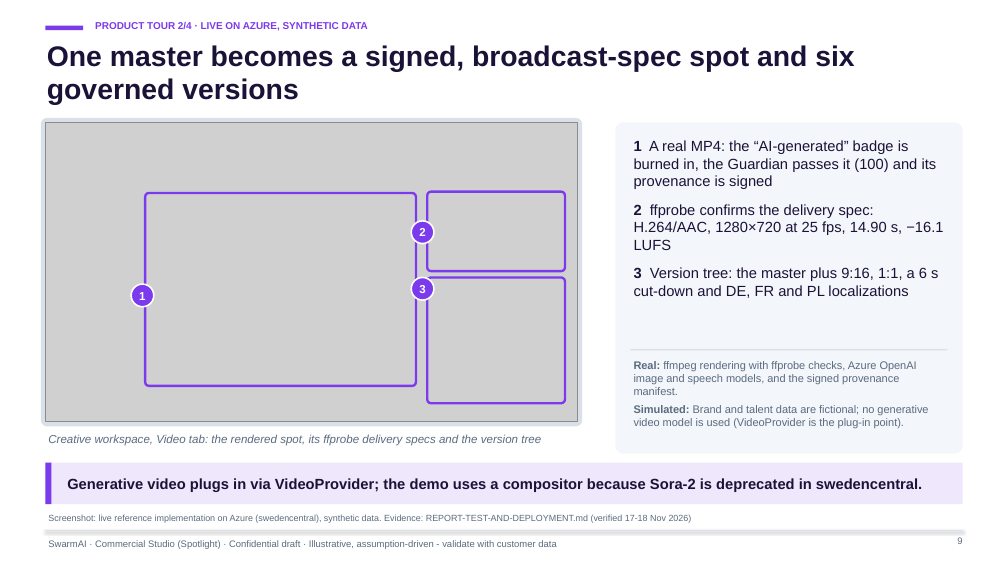
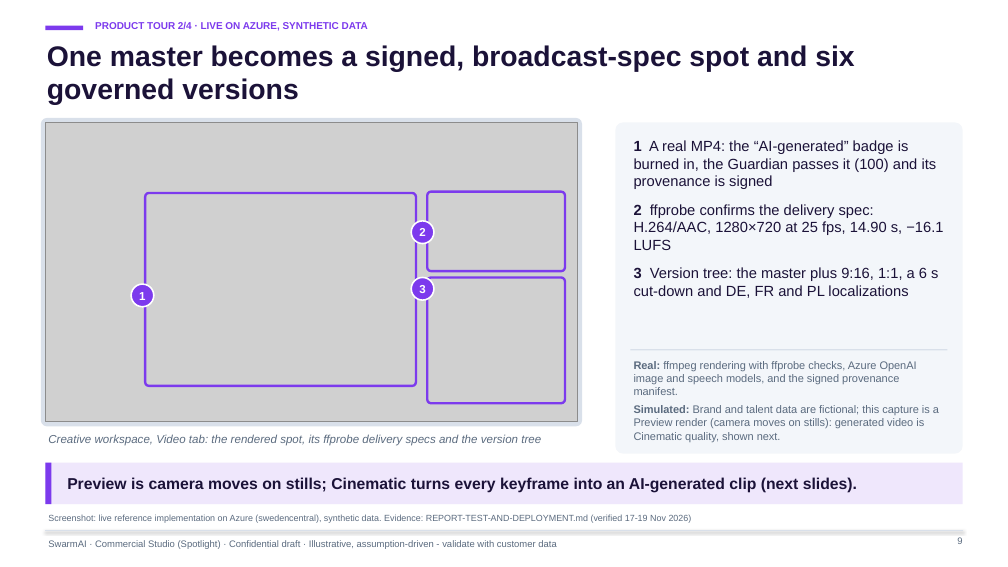
Before and after one commit to mifurm/DarkFactories, a slide deck: slide 9 of 02-commercial-studio-marketing/deck/CommercialStudio-Executive-Deck.pptx. Drawn at 1008x567 pixels with LibreOffice and Linux fonts; fonts in the diff are those of the drawing; grey boxes stand for pictures. Boxes give left, top, right and bottom in pixels: in the first picture for what was removed or moved away, otherwise in the second. Text is boxed around its words. In the diff, an @@ line names an element or a change of style, - is before the commit and + after.

```diff
--- a/02-commercial-studio-marketing/deck/CommercialStudio-Executive-Deck.pptx
+++ b/02-commercial-studio-marketing/deck/CommercialStudio-Executive-Deck.pptx
@@ text at [634, 405, 939, 442]: text changed @@
-Simulated: Brand and talent data are fictional; no generative video model is used (VideoProvider is the plug-in point).
+Simulated: Brand and talent data are fictional; this capture is a Preview render (camera moves on stills): generated video is Cinematic quality, shown next.
@@ text at [67, 477, 857, 493]: text changed; size 14 to 15 pt @@
-Generative video plugs in via VideoProvider; the demo uses a compositor because Sora-2 is deprecated in swedencentral.
+Preview is camera moves on stills; Cinematic turns every keyframe into an AI-generated clip (next slides).
```
Also in this commit, not shown: 27 other slides changed, 4 slides added, 19 other files.
